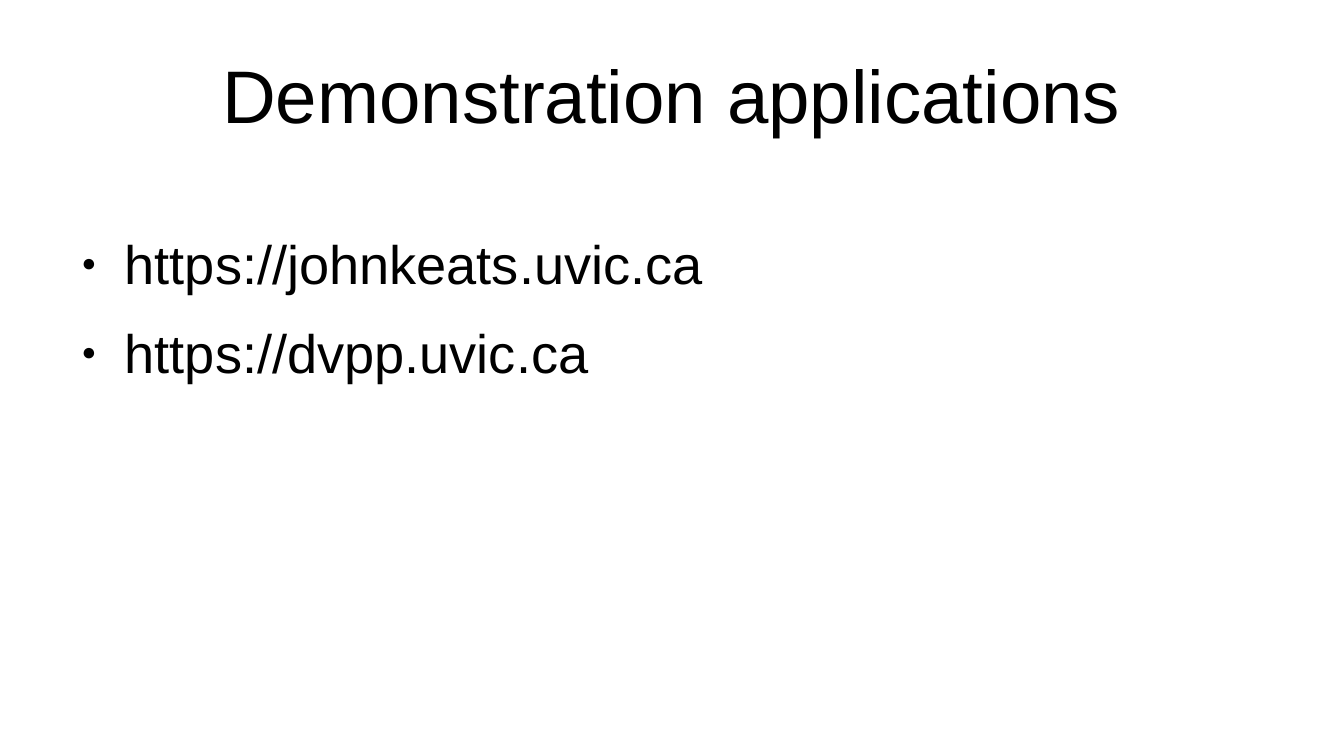
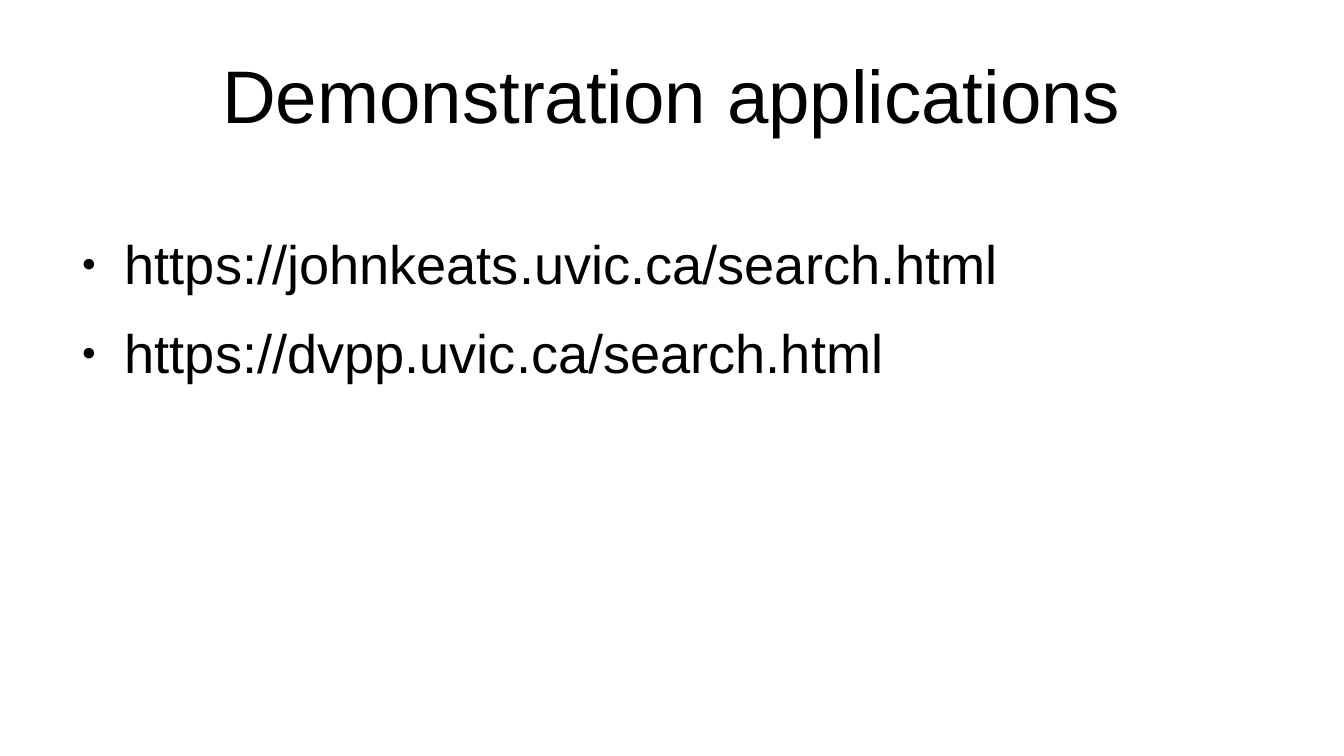
Before and after one commit to projectEndings/Endings, a slide deck: slide 4 of presentations/dhsi2020/staticSearch.odp. Drawn at 1344x756 pixels with LibreOffice and Linux fonts; fonts in the diff are those of the drawing. Boxes give left, top, right and bottom in pixels: in the first picture for what was removed or moved away, otherwise in the second. Text is boxed around its words. In the diff, an @@ line names an element or a change of style, - is before the commit and + after.

```diff
--- a/presentations/dhsi2020/staticSearch.odp
+++ b/presentations/dhsi2020/staticSearch.odp
@@ text at [125, 244, 998, 383]: text changed @@
-● https://johnkeats.uvic.ca
-● https://dvpp.uvic.ca
+● https://johnkeats.uvic.ca/search.html
+● https://dvpp.uvic.ca/search.html
```
Also in this commit, not shown: 1 slide added, 2 other files.
